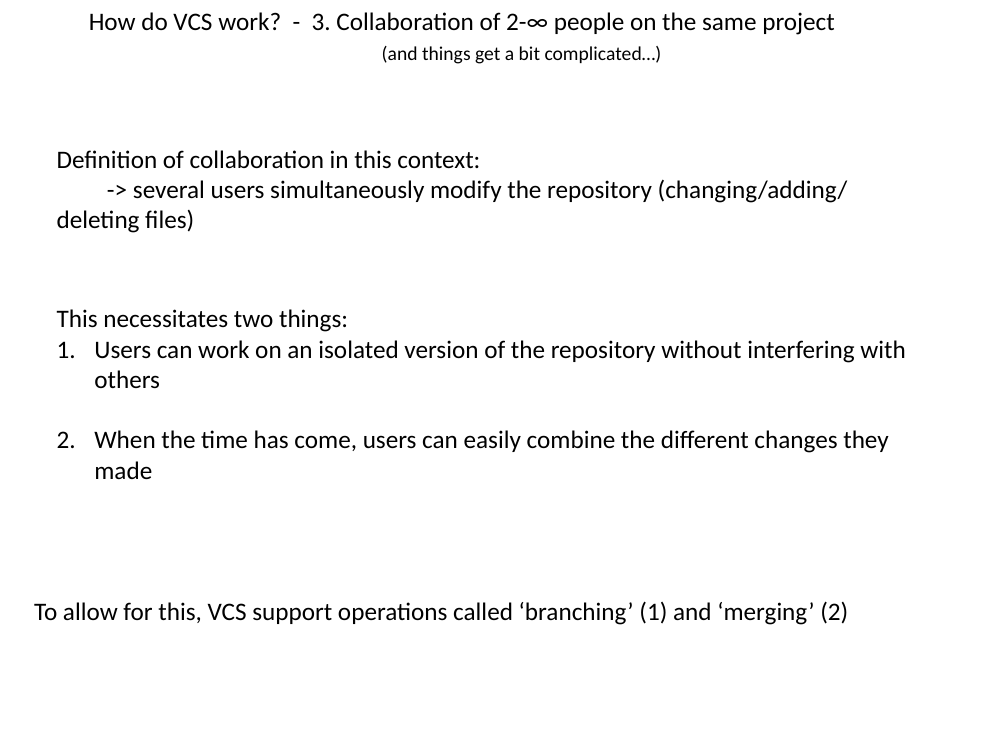
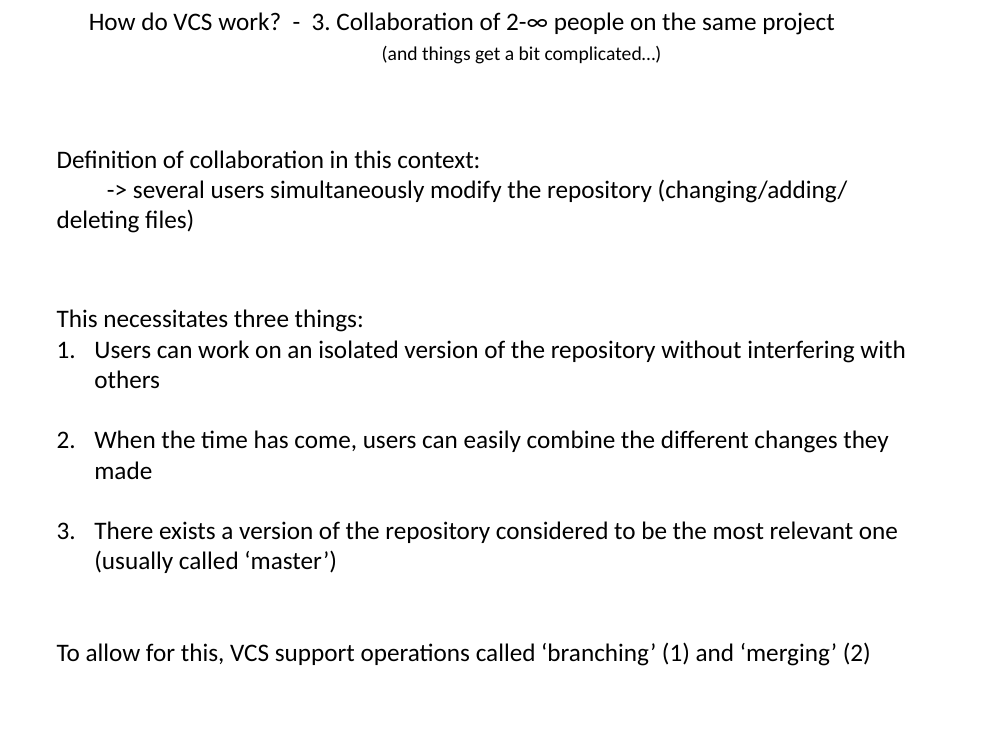
Before and after one commit to flosopher/gittalk, a slide deck: slide 8 of git_python_kurs.pptx. Drawn at 1008x756 pixels with LibreOffice and Linux fonts; fonts in the diff are those of the drawing. Boxes give left, top, right and bottom in pixels: in the first picture for what was removed or moved away, otherwise in the second. Text is boxed around its words. In the diff, an @@ line names an element or a change of style, - is before the commit and + after.

```diff
--- a/git_python_kurs.pptx
+++ b/git_python_kurs.pptx
@@ text at (57,309,364,332): text changed @@
-This necessitates two things:
+This necessitates three things:
@@ text at (94,521,898,573): paragraph added @@
+3. There exists a version of the repository considered to be the most relevant one
+   (usually called ‘master’)
@@ text "To allow for this, VCS ...": place and size @@
-text "To allow for this, VCS ..." at (34,601,848,625)
+text "To allow for this, VCS ..." at (57,642,871,666)
```
Also in this commit, not shown: 2 other slides changed, 1 slide added.
